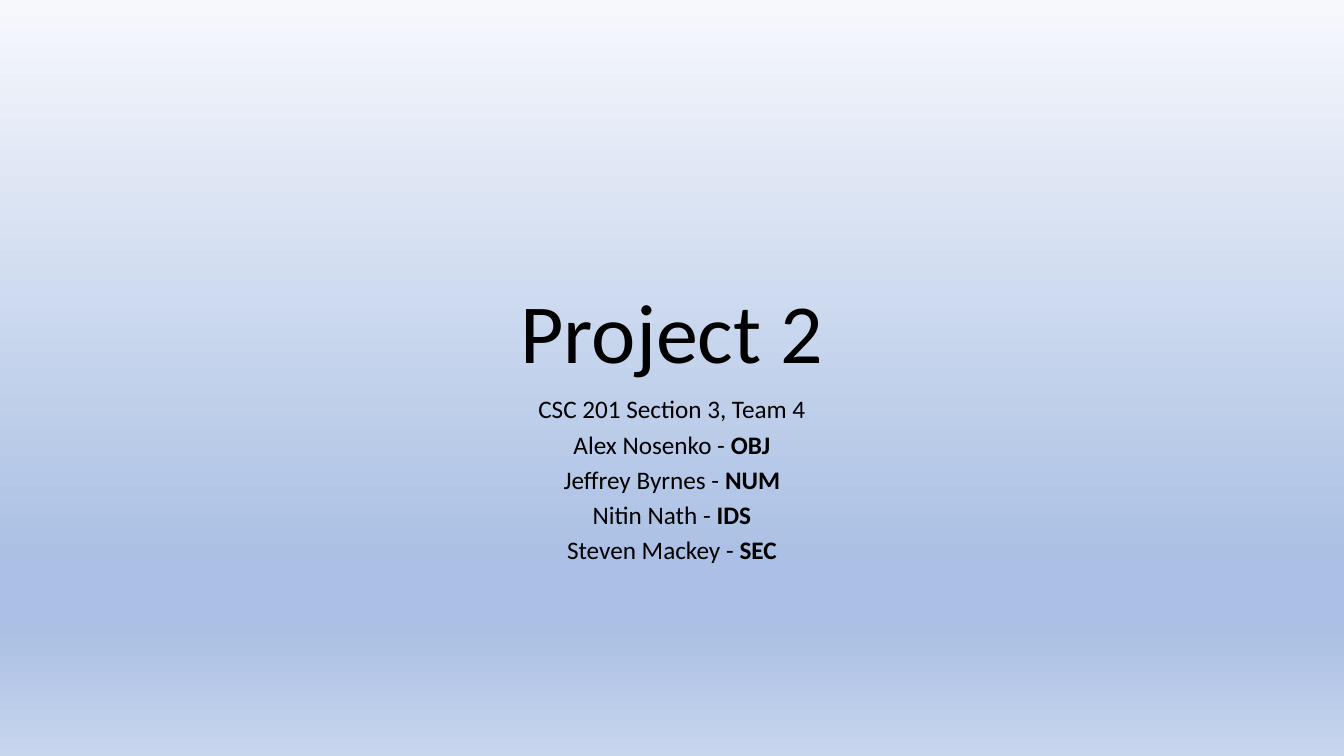
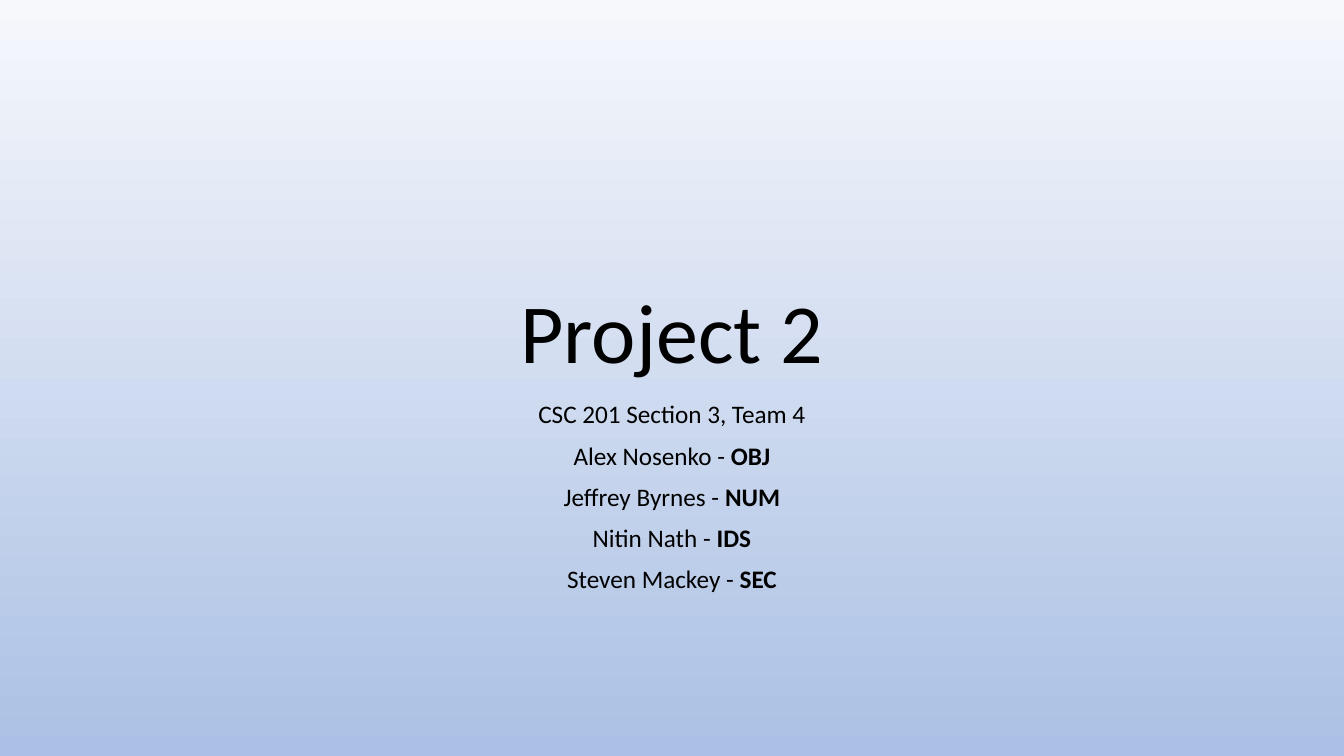
Before and after one commit to stevester94/CSC201_Project, a slide deck: slide 1 of Project2.pptx. Drawn at 1344x756 pixels with LibreOffice and Linux fonts; fonts in the diff are those of the drawing. Boxes give left, top, right and bottom in pixels: in the first picture for what was removed or moved away, otherwise in the second. Text is boxed around its words. In the diff, an @@ line names an element or a change of style, - is before the commit and + after.

```diff
--- a/Project2.pptx
+++ b/Project2.pptx
@@ background gradient #F6F8FC to #ABC0E4 to #C7D5ED to gradient #F6F8FC to #ABC0E4 @@
@@ text "CSC 201 Section 3, Team ..." at box(538, 405, 805, 592): line spacing 0.7 to 0.9 @@
```
Also in this commit, not shown: 33 other slides changed, 1 other file.
